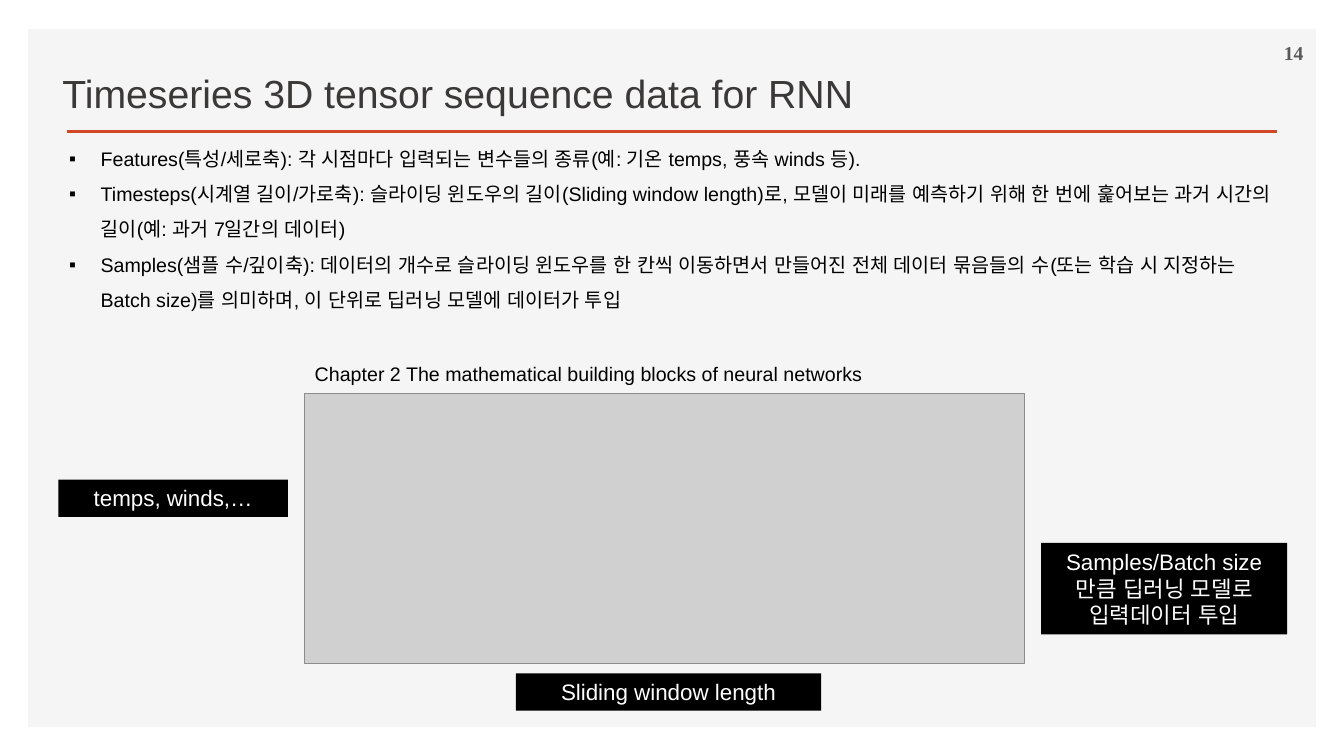
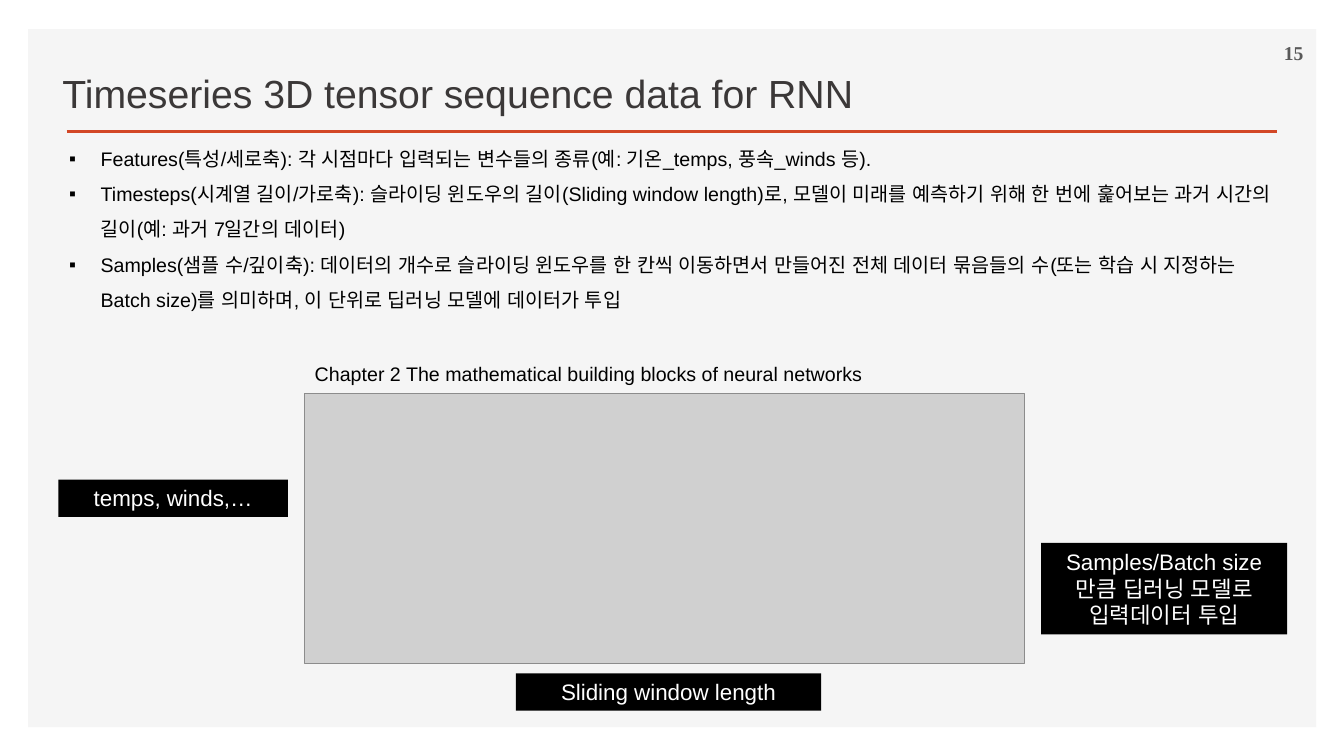
Before and after one commit to ancestor9/2026_Fall_Deep-Learning-with-Python, a slide deck: slide 15 of Chapter 13 Timeseries forecasting.pptx (slide 14 before the commit). Drawn at 1344x756 pixels with LibreOffice and Linux fonts; fonts in the diff are those of the drawing; grey boxes stand for pictures; background and template pictures are left out. Boxes give left, top, right and bottom in pixels: in the first picture for what was removed or moved away, otherwise in the second. Text is boxed around its words. In the diff, an @@ line names an element or a change of style, - is before the commit and + after.

```diff
--- a/Chapter 13 Timeseries forecasting.pptx
+++ b/Chapter 13 Timeseries forecasting.pptx
@@ page number at bbox=[1284, 47, 1304, 60]: text changed @@
-14
+15
@@ text at bbox=[101, 149, 871, 170]: text changed @@
-▪ Features(특성/세로축): 각 시점마다 입력되는 변수들의 종류(예: 기온 temps, 풍속 winds 등).
+▪ Features(특성/세로축): 각 시점마다 입력되는 변수들의 종류(예: 기온_temps, 풍속_winds 등).
```
Also in this commit, not shown: 21 other slides changed, 4 slides added, 1 slide removed.
